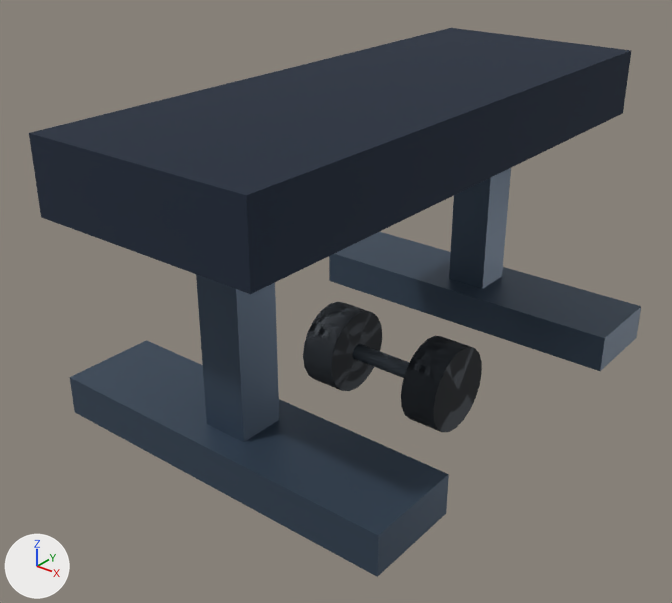
Renders of the glTF model motion/models/dumbbell_bench.glb from each side of a commit.
The view is the same before and after, from a 50 mm camera at (0.884, -1.272, 0.881) aimed at (-0.038, -0.119, 0.166). The axes (+X, +Y, +Z) are drawn at lower left. The lights are the same throughout. The picture after the commit comes second. Where no turn or scale is listed for an object, it has been applied to the vertices. Vertices at exactly the same position are counted once.

Objects in the first picture: 'Mesh_7', 'Mesh_8', 'Mesh_9', 'benchFoot', 'benchFoot.001', 'benchLeg', 'benchLeg.001', 'seat'.
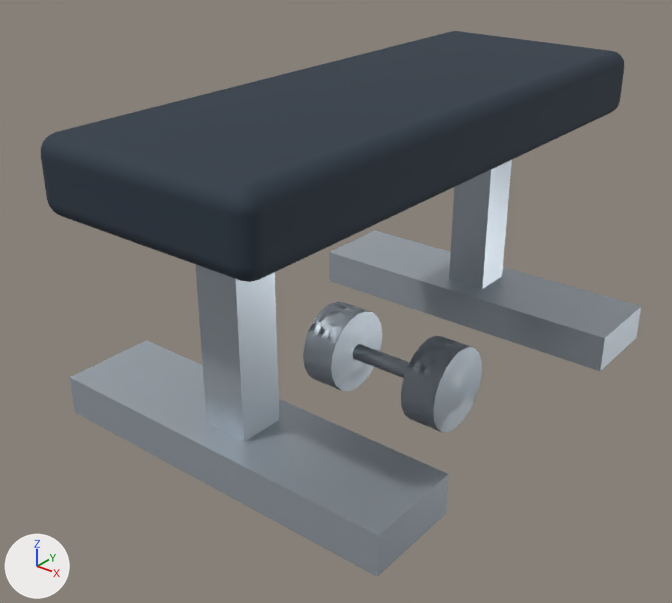
Pixel boxes (x1, y1, x2, y2) of what changed, in the pictures (672 x 603 px):
'seat', reshaped: before (29, 28, 632, 294); after (41, 31, 624, 282)
'benchFoot.001', recoloured, surface changed (dark blue to pale blue): (70, 340, 449, 577) in both
'benchFoot', recoloured, surface changed (dark blue to pale blue): (329, 232, 641, 371) in both
'benchLeg.001', recoloured, surface changed (dark blue to pale blue): (196, 274, 279, 442) in both
'benchLeg', recoloured, surface changed (dark blue to pale blue): (449, 168, 511, 289) in both
'Mesh_7', recoloured, surface changed (lighter): (401, 336, 482, 432) in both
'Mesh_6', recoloured, surface changed (lighter): (303, 302, 382, 391) in both
'Mesh_9', recoloured, surface changed (lighter): (303, 302, 382, 391) in both
'Mesh_8', recoloured, surface changed (lighter): (353, 344, 410, 378) in both
'Mesh_5', recoloured, surface changed (lighter): (353, 344, 410, 378) in both

Patch to the scene script:
```diff
--- a/motion/models/dumbbell_bench.glb.py
+++ b/motion/models/dumbbell_bench.glb.py
@@ mat_material_1 @@
 mat_material_1 = principled_material('Material_1')
-mat_material_1.base_color = (0.0578, 0.0908, 0.138)  # dark blue #445568
+mat_material_1.base_color = (0.491, 0.552, 0.61)  # pale blue #bac4cd
 mat_material_1.metallic = 0.5
-mat_material_1.roughness = 0.45
+mat_material_1.roughness = 0.36
@@ me_mesh_0 @@
 # used by ob_seat; location = (0.0, -0.05, 0.48)
-me_mesh_0.from_pydata(...)  # 8 vertices, 12 faces; spans x -0.2..0.2, y -0.525..0.525, z -0.06..0.06
+me_mesh_0.from_pydata(...)  # 296 vertices, 588 faces; spans x -0.2..0.2, y -0.525..0.525, z -0.06..0.06
+# me_mesh_0 part 1: 8 vertices removed from x -0.2..0.2, y -0.525..0.525, z -0.06..0.06; 296 vertices added at x -0.2..0.2, y -0.525..0.525, z -0.06..0.06
 me_mesh_0.materials.append(mat_material_0)
@@ me_mesh_6 @@
 me_mesh_6.from_pydata(...)  # 44 vertices, 80 faces; spans x -0.035..0.035, y -0.082..0.082, z -0.082..0.082
-me_mesh_6.materials.append(mat_material_3)  # greyish blue #333a42
+me_mesh_6.materials.append(mat_material_1)  # pale blue #bac4cd
@@ me_mesh_7 @@
 me_mesh_7.from_pydata(...)  # 44 vertices, 80 faces; spans x -0.035..0.035, y -0.082..0.082, z -0.082..0.082
-me_mesh_7.materials.append(mat_material_3)  # greyish blue #333a42
+me_mesh_7.materials.append(mat_material_1)  # pale blue #bac4cd
@@ me_mesh_9 @@
 me_mesh_9.from_pydata(...)  # 44 vertices, 80 faces; spans x -0.035..0.035, y -0.082..0.082, z -0.082..0.082
-me_mesh_9.materials.append(mat_material_3)  # greyish blue #333a42
+me_mesh_9.materials.append(mat_material_1)  # pale blue #bac4cd
```
